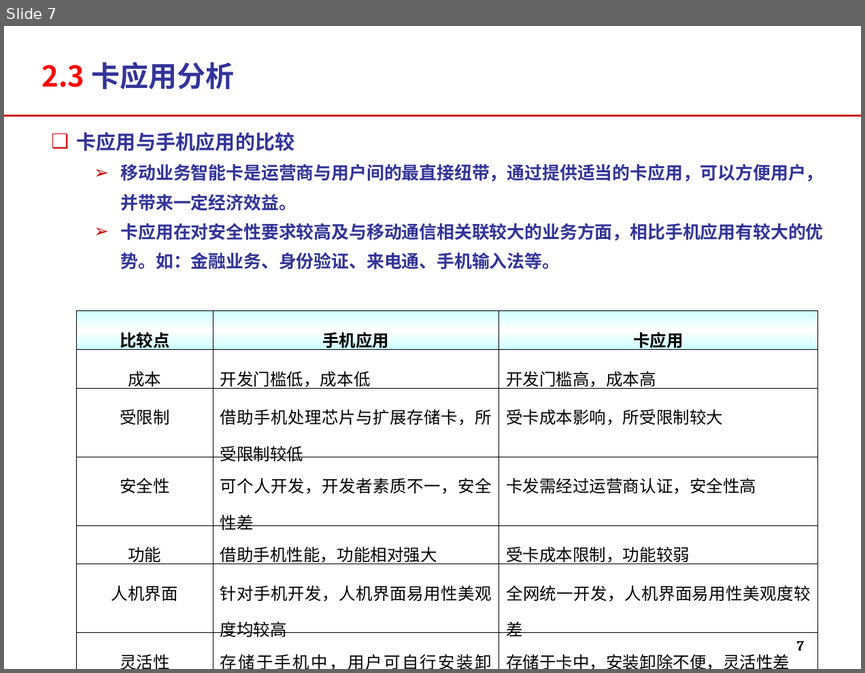
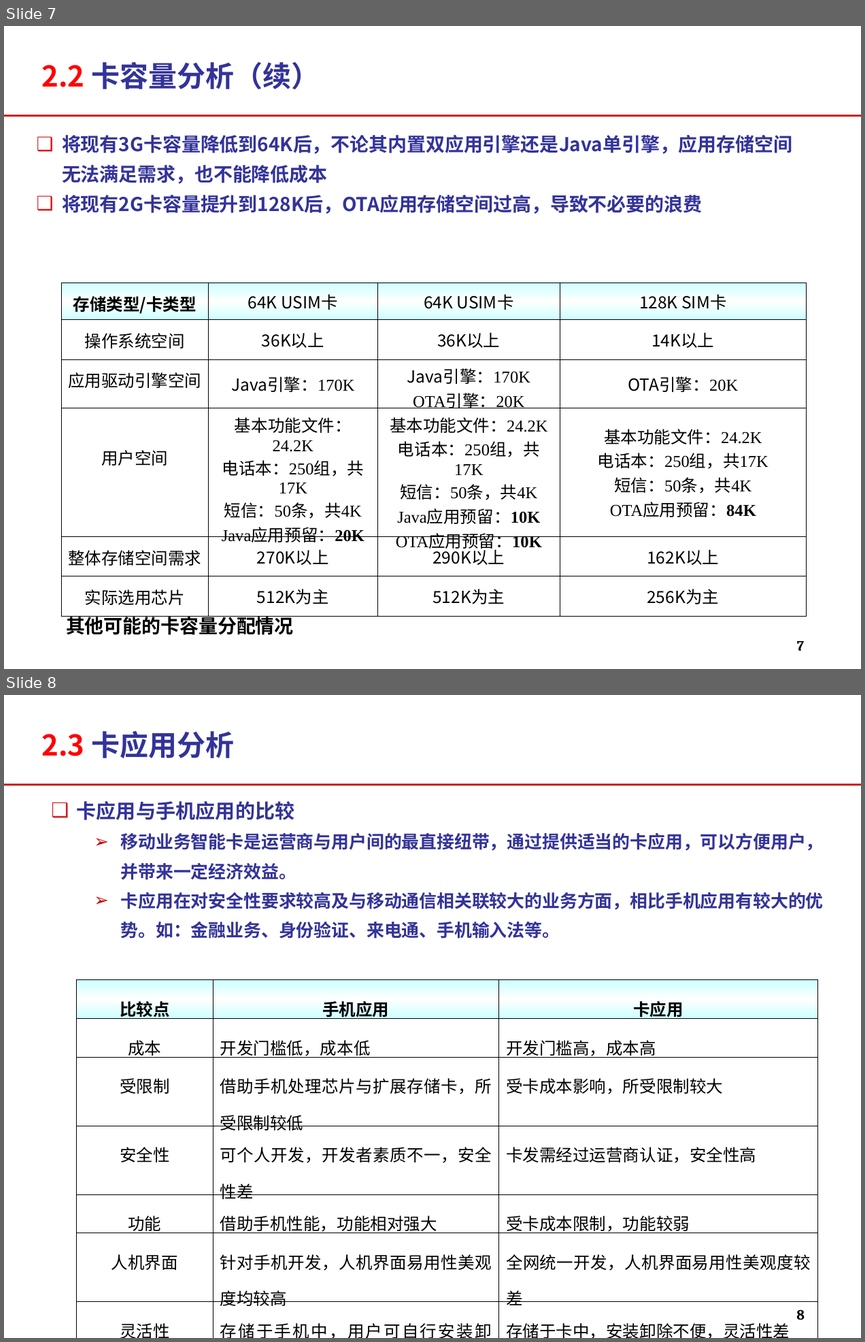
Before and after one commit to momo1101/unicardsrch, a slide deck: 软课题文本/软课题-中国联通电信卡业务及策略研究.ppt. Shown one above the other, each under a label of ours: slide 7 before the commit, slides 7 and 8 after it. The pictures are 865x673 and 865x1342 pixels, drawn with LibreOffice and Linux fonts; fonts in the diff are those of the drawing; background and template pictures are left out. Boxes give left, top, right and bottom in pixels: in the first picture for what was removed or moved away, otherwise in the second. Text is boxed around its words. In the diff, an @@ line names an element or a change of style, - is before the commit and + after.

```diff
--- a/软课题文本/软课题-中国联通电信卡业务及策略研究.ppt
+++ b/软课题文本/软课题-中国联通电信卡业务及策略研究.ppt
@@ slide 7 added at (x1=4, y1=26, x2=861, y2=669), background #FFFFFF; not listed: 1 template element that a slide beside it also shows @@
@@ text added at (x1=41, y1=62, x2=320, y2=89), 24 pt, text #333399, bold @@
+2.2 卡容量分析（续）
@@ text added at (x1=62, y1=135, x2=792, y2=214), 16 pt, text #333399, bold @@
+❑ 将现有3G卡容量降低到64K后，不论其内置双应用引擎还是Java单引擎，应用存储空间无法满足需求，也不能降低成本
+❑ 将现有2G卡容量提升到128K后，OTA应用存储空间过高，导致不必要的浪费
@@ table added at (x1=61, y1=282, x2=806, y2=607), 6 rows, 4 columns @@
+存储类型/卡类型 | 64K USIM卡 | 64K USIM卡 | 128K SIM卡
+操作系统空间 | 36K以上 | 36K以上 | 14K以上
+应用驱动引擎空间 | Java引擎：170K | Java引擎：170K OTA引擎：20K | OTA引擎：20K
+用户空间 | 基本功能文件：24.2K 电话本：250组，共17K 短信：50条，共4K Java应用预留：20K | 基本功能文件：24.2K 电话本：250组，共17K 短信：50条，共4K Java应用预留：10K OTA应用预留：10K | 基本功能文件：24.2K 电话本：250组，共17K 短信：50条，共4K OTA应用预留：84K
+整体存储空间需求 | 270K以上 | 290K以上 | 162K以上
+实际选用芯片 | 512K为主 | 512K为主 | 256K为主
@@ text added at (x1=66, y1=614, x2=294, y2=635), 16 pt, text #000000, bold @@
+其他可能的卡容量分配情况
@@ page number added at (x1=797, y1=641, x2=804, y2=650), 12 pt, text #000000, bold @@
+7
@@ what was slide 7 is now slide 8 @@
@@ page number at (x1=796, y1=1309, x2=804, y2=1319): text changed @@
-7
+8
```
Also in this commit, not shown: 2 slides changed.
